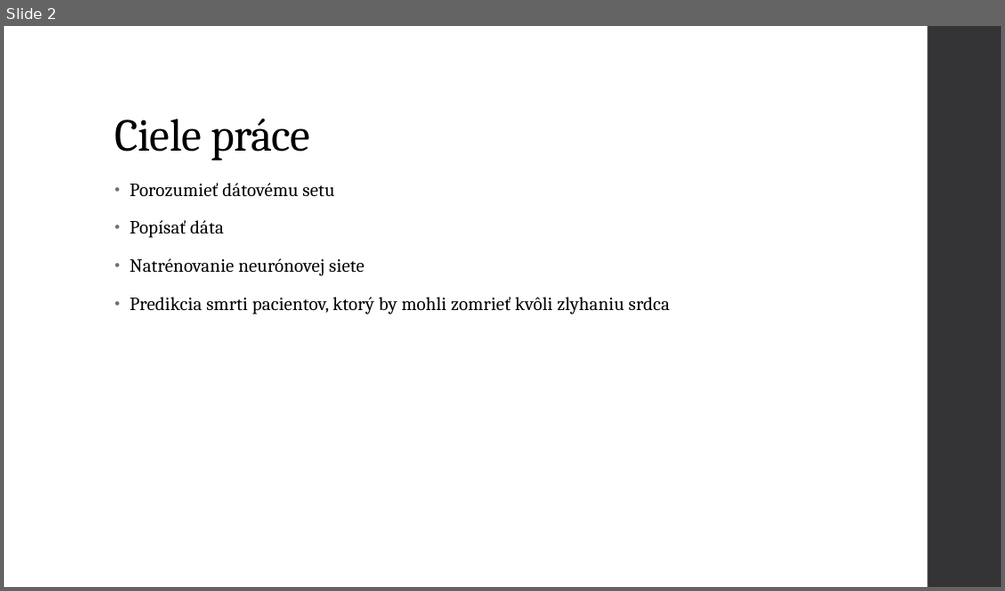
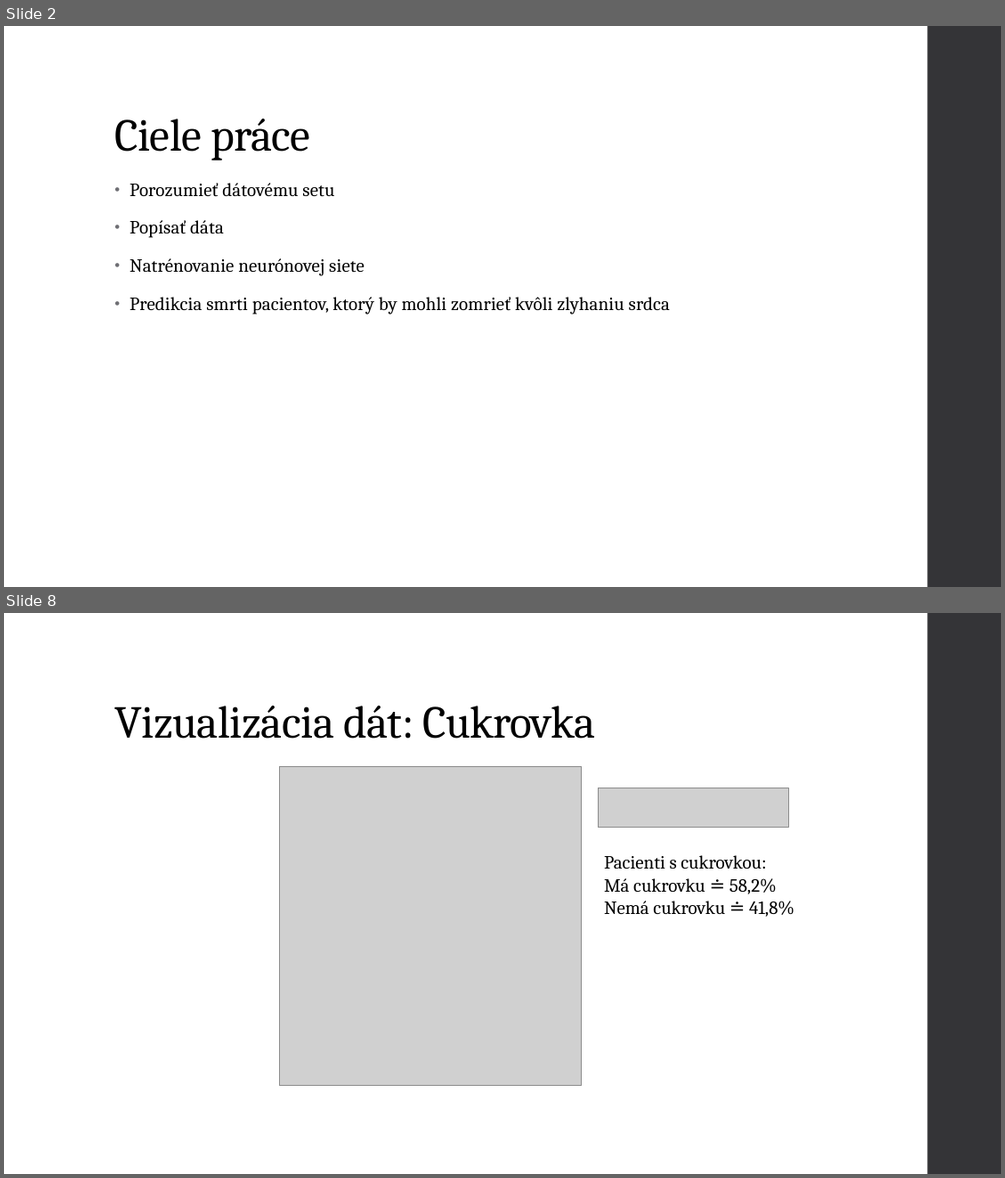
Before and after one commit to mvanko/Vanko_Martin_NS2021, a slide deck: Vanko Martin Predikcia zlyhania srdca.pptx. Shown one above the other, each under a label of ours: slide 2 before the commit, slides 2 and 8 after it; the slides between them are not shown. The pictures are 1005x591 and 1005x1178 pixels, drawn with LibreOffice and Linux fonts; fonts in the diff are those of the drawing; grey boxes stand for pictures. Boxes give left, top, right and bottom in pixels: in the first picture for what was removed or moved away, otherwise in the second. Text is boxed around its words. In the diff, an @@ line names an element or a change of style, - is before the commit and + after.

```diff
--- a/Vanko Martin Predikcia zlyhania srdca.pptx
+++ b/Vanko Martin Predikcia zlyhania srdca.pptx
@@ slide 8 added at <box>4,613,1001,1174</box>, background #FFFFFF; not listed: 1 template element that a slide beside it also shows @@
@@ title added at <box>114,706,595,738</box>, 44 pt, text #000000 @@
+Vizualizácia dát: Cukrovka
@@ picture added at <box>279,766,582,1086</box> @@
@@ picture added at <box>598,788,788,827</box> @@
@@ text added at <box>604,855,794,916</box>, 18 pt, text #000000 @@
+Pacienti s cukrovkou:
+Má cukrovku ≐ 58,2%
+Nemá cukrovku ≐ 41,8%
```
Also in this commit, not shown: 2 slides changed, 14 other slides added, 1 other file.
